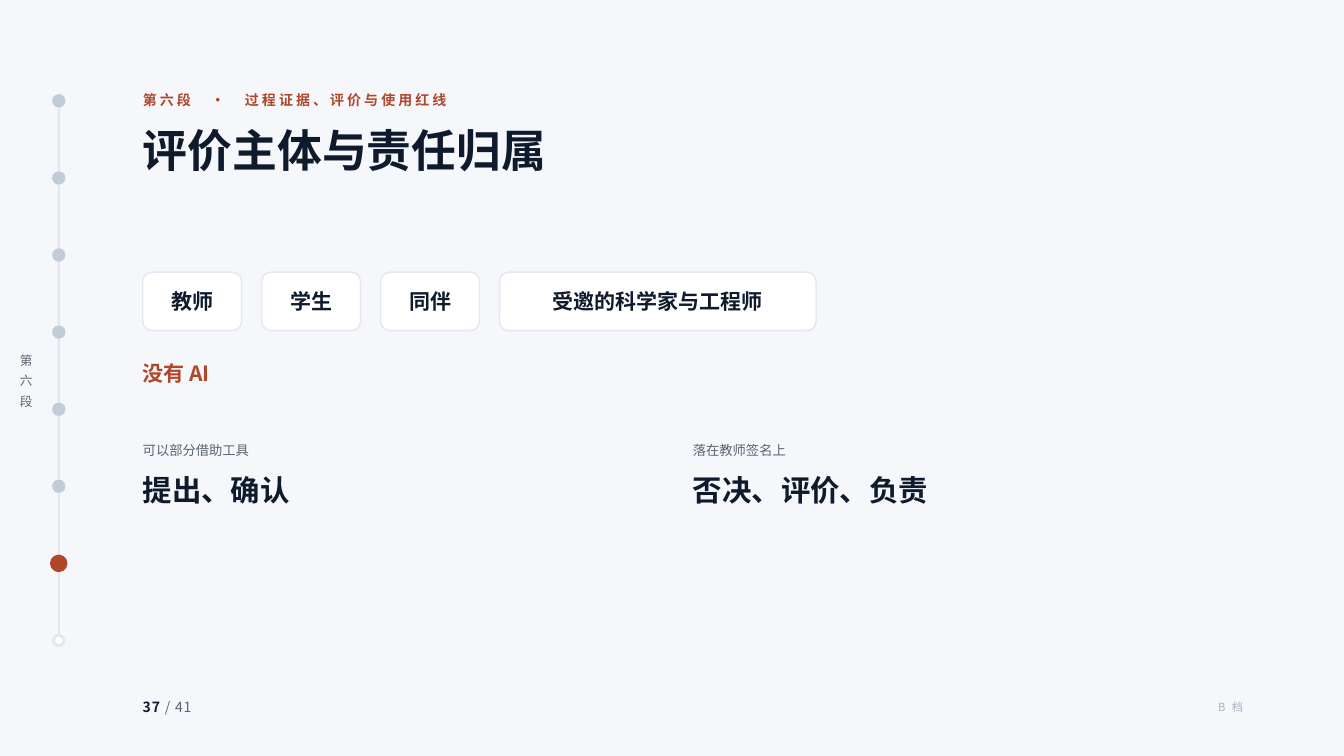
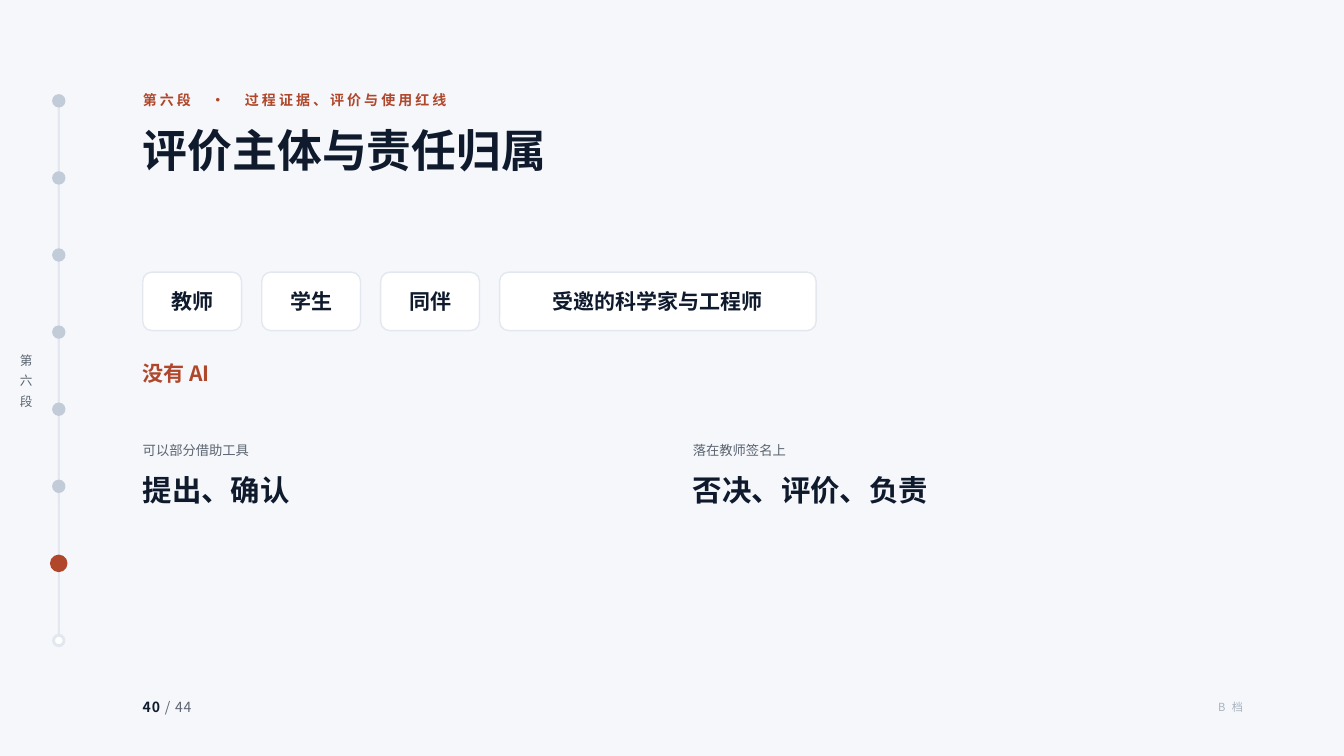
Before and after one commit to tonyxinvip/slides, a slide deck: slide 40 of comprehensive-practice-ai/做中学与综合实践活动.pptx (slide 37 before the commit). Drawn at 1344x756 pixels with LibreOffice and Linux fonts; fonts in the diff are those of the drawing. Boxes give left, top, right and bottom in pixels: in the first picture for what was removed or moved away, otherwise in the second. Text is boxed around its words. In the diff, an @@ line names an element or a change of style, - is before the commit and + after.

```diff
--- a/comprehensive-practice-ai/做中学与综合实践活动.pptx
+++ b/comprehensive-practice-ai/做中学与综合实践活动.pptx
@@ text at (143, 701, 191, 712): text changed @@
-37 / 41
+40 / 44
```
Also in this commit, not shown: 40 other slides changed, 3 slides added, 7 other files.
